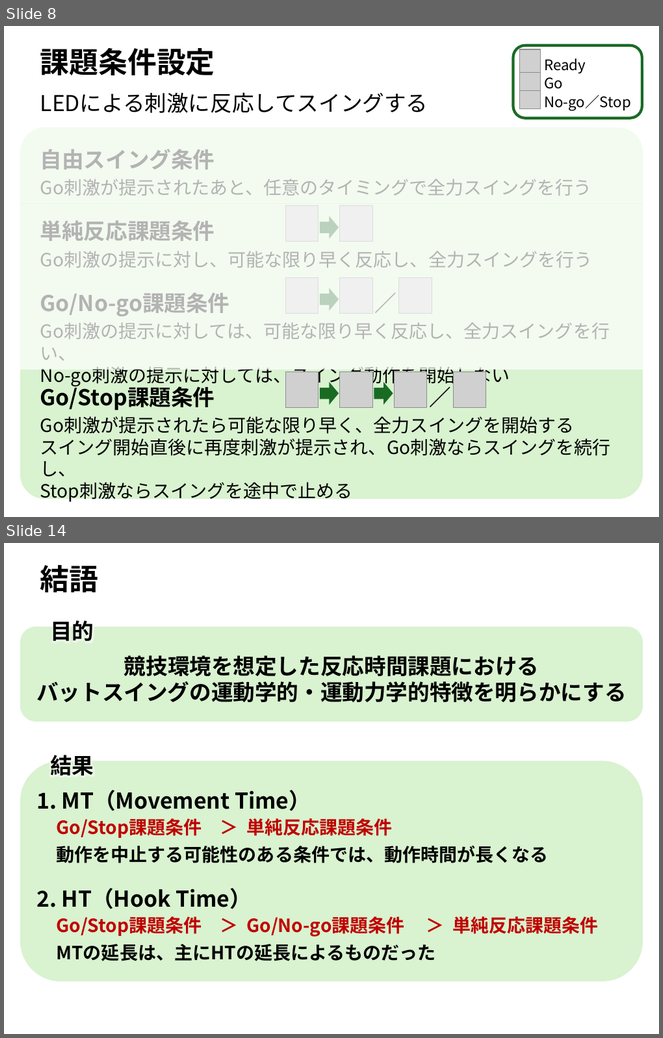
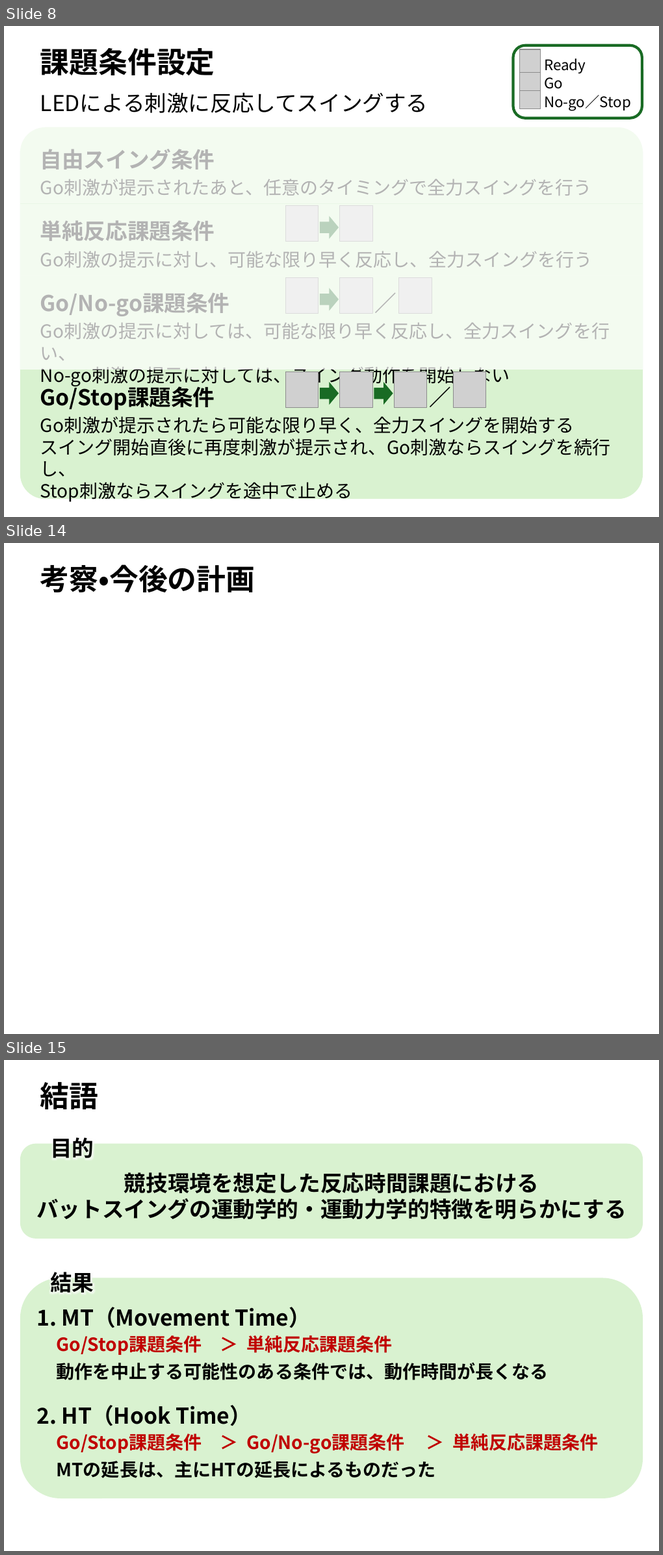
Before and after one commit to masahiroshinya/mshinyalab_baseball_projects, a slide deck: Project002_反応時間課題バットスイング（加藤）/Manuscript/修士論文/03_中間発表資料/Presentation_修士論文中間発表_ReactionTimeTask_ver.01.pptx. Shown one above the other, each under a label of ours: slides 8 and 14 before the commit, slides 8, 14 and 15 after it; the slides between them are not shown. The pictures are 663x1038 and 663x1555 pixels, drawn with LibreOffice and Linux fonts; fonts in the diff are those of the drawing; grey boxes stand for pictures. Boxes give left, top, right and bottom in pixels: in the first picture for what was removed or moved away, otherwise in the second. Text is boxed around its words. In the diff, an @@ line names an element or a change of style, - is before the commit and + after.

```diff
--- a/Project002_反応時間課題バットスイング（加藤）/Manuscript/修士論文/03_中間発表資料/Presentation_修士論文中間発表_ReactionTimeTask_ver.01.pptx
+++ b/Project002_反応時間課題バットスイング（加藤）/Manuscript/修士論文/03_中間発表資料/Presentation_修士論文中間発表_ReactionTimeTask_ver.01.pptx
@@ slide 14 added at box(4, 543, 659, 1034), background #FFFFFF @@
@@ text added at box(40, 564, 256, 592), 32 pt, text #000000, bold @@
+考察・今後の計画
@@ what was slide 14 is now slide 15 @@
```
Also in this commit, not shown: 5 slides changed, 1 other slide added, 1 slide removed, 1 other file.
